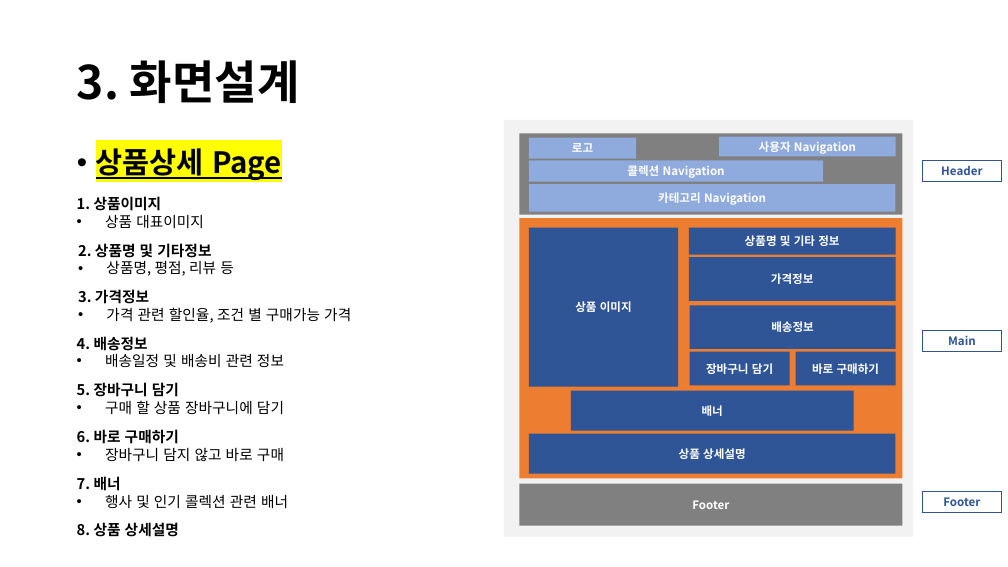
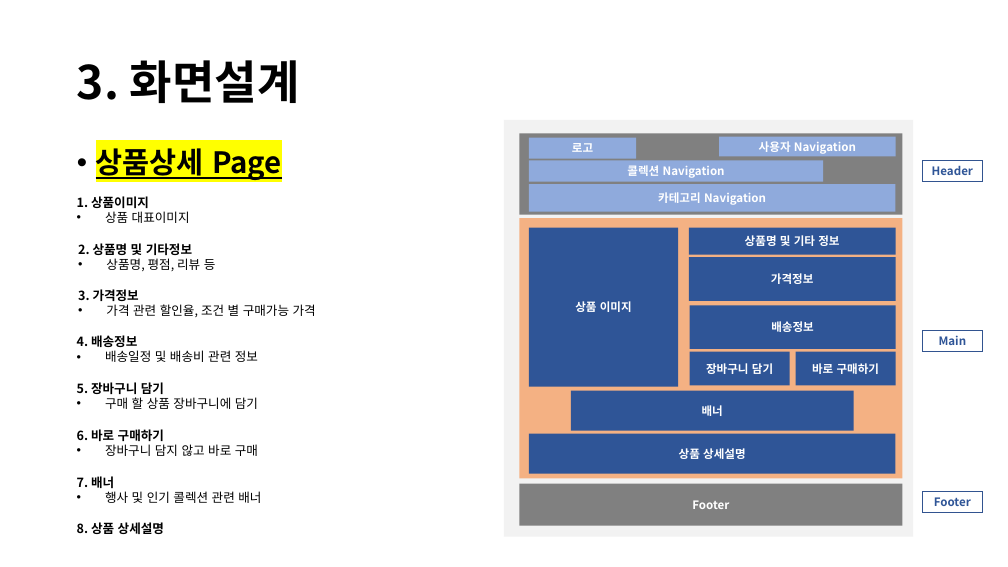
Before and after one commit to leedy79/clone-29cm-site, a slide deck: slide 7 of readme/React Project.pptx. Drawn at 1008x567 pixels with LibreOffice and Linux fonts; fonts in the diff are those of the drawing. Boxes give left, top, right and bottom in pixels: in the first picture for what was removed or moved away, otherwise in the second. Text is boxed around its words. In the diff, an @@ line names an element or a change of style, - is before the commit and + after.

```diff
--- a/readme/React Project.pptx
+++ b/readme/React Project.pptx
@@ rectangle "Header": place and size @@
-rectangle "Header" at <box>923,160,1001,181</box>
+rectangle "Header" at <box>923,160,982,181</box>
@@ rectangle at <box>520,218,902,478</box>: fill #ED7D31 to #F4B183 @@
@@ rectangle "Main": place and size @@
-rectangle "Main" at <box>923,330,1001,352</box>
+rectangle "Main" at <box>923,330,982,352</box>
@@ size 14 to 12 pt in 8 elements at <box>77,522,164,534</box>, <box>77,196,190,223</box>, <box>78,243,216,271</box>, <box>78,289,316,317</box>, <box>77,335,258,362</box>, <box>77,382,258,409</box>, <box>77,429,258,456</box>, <box>77,476,261,503</box> @@
@@ rectangle "Footer": place and size @@
-rectangle "Footer" at <box>923,492,1001,513</box>
+rectangle "Footer" at <box>923,492,982,513</box>
```
Also in this commit, not shown: 5 other slides changed, 6 slides added, 21 other files.
